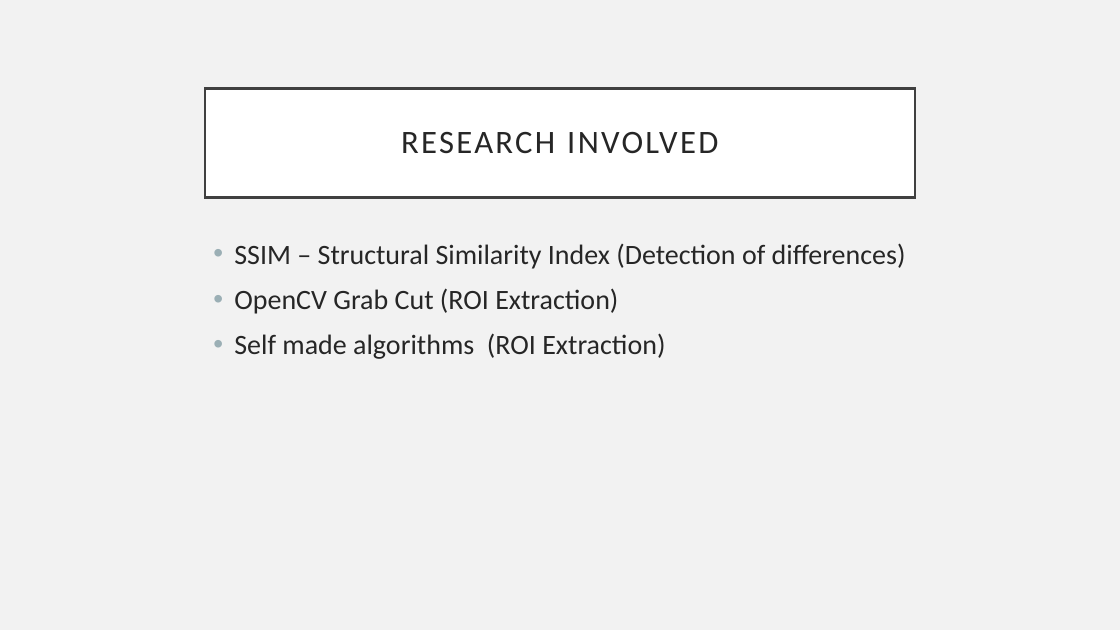
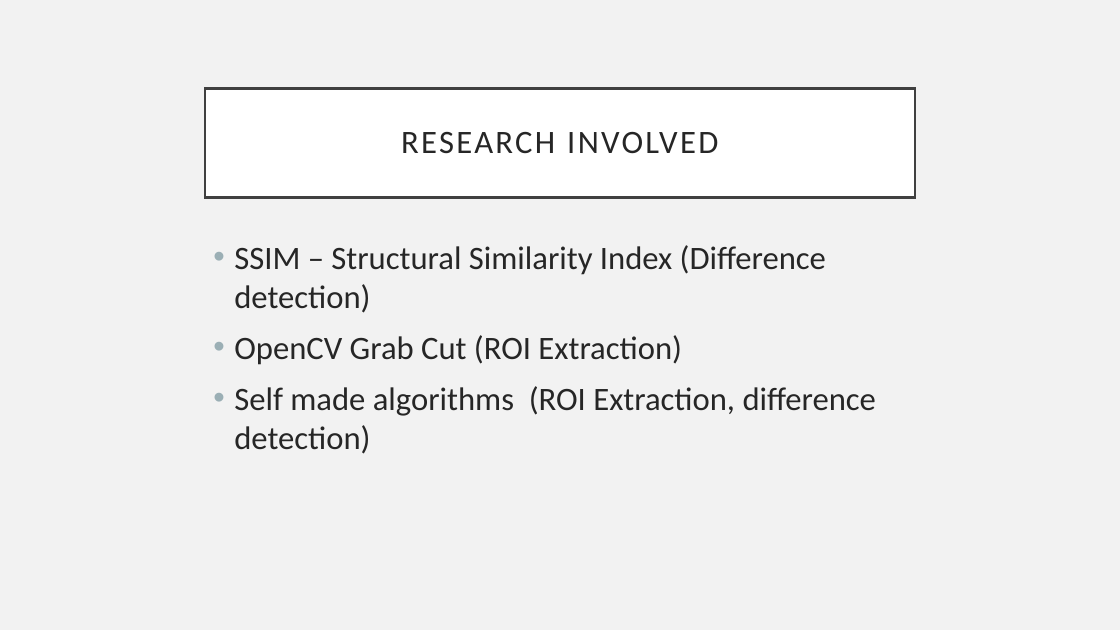
Before and after one commit to Abdul-Ismail/Image-Comparison, a slide deck: slide 6 of Presentation/Presentation.pptx. Drawn at 1120x630 pixels with LibreOffice and Linux fonts; fonts in the diff are those of the drawing. Boxes give left, top, right and bottom in pixels: in the first picture for what was removed or moved away, otherwise in the second. Text is boxed around its words. In the diff, an @@ line names an element or a change of style, - is before the commit and + after.

Commit message:
Presentation finished

```diff
--- a/Presentation/Presentation.pptx
+++ b/Presentation/Presentation.pptx
@@ text at (x1=234, y1=245, x2=826, y2=313): text changed; size 24 to 28 pt @@
-• SSIM – Structural Similarity Index (Detection of differences)
+• SSIM – Structural Similarity Index (Difference detection)
@@ text at (x1=234, y1=335, x2=682, y2=365): size 24 to 28 pt in "OpenCV Grab Cut (ROI Extraction)" @@
@@ text at (x1=234, y1=386, x2=876, y2=454): text changed; size 24 to 28 pt @@
-• Self made algorithms (ROI Extraction)
+• Self made algorithms (ROI Extraction, difference detection)
```
Also in this commit, not shown: 2 slides added, 1 slide removed.
